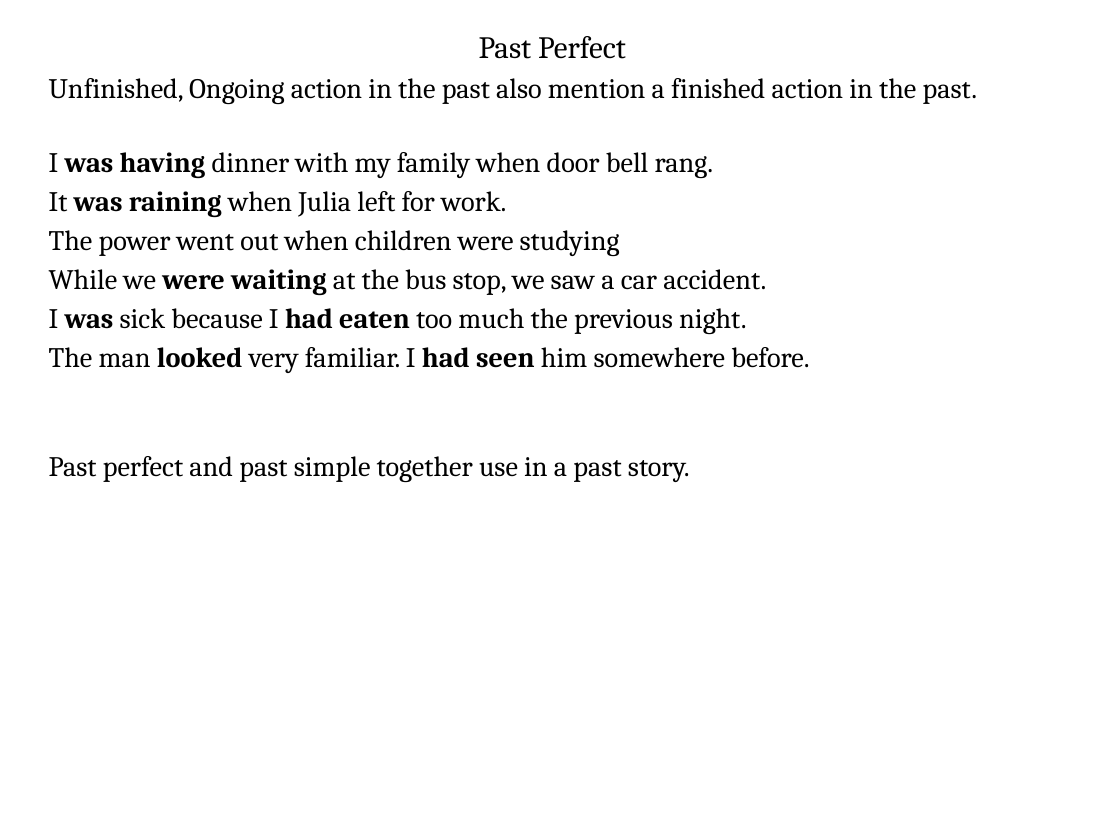
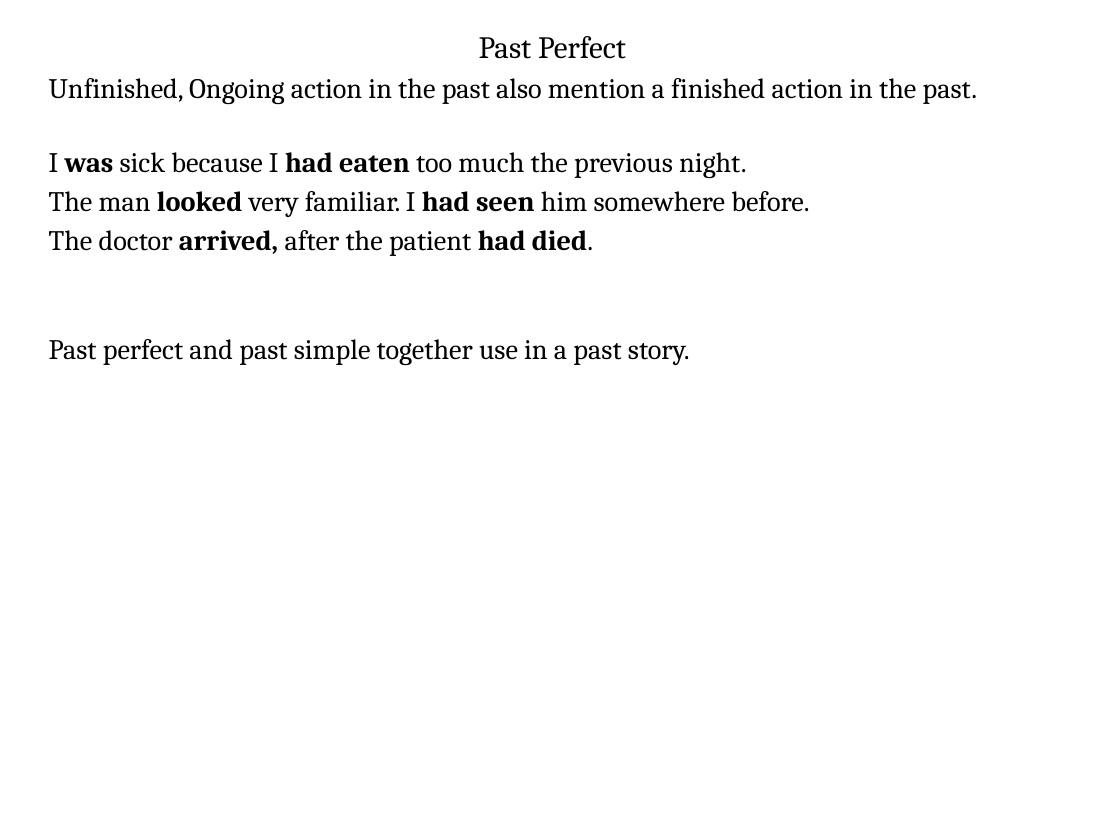
Before and after one commit to ADILp6/IBIT, a slide deck: slide 32 of Saturday_Monday_Wednesday/Class_7_18_February_2019/Lecture.pptx. Drawn at 1120x840 pixels with LibreOffice and Linux fonts; fonts in the diff are those of the drawing. Boxes give left, top, right and bottom in pixels: in the first picture for what was removed or moved away, otherwise in the second. Text is boxed around its words. In the diff, an @@ line names an element or a change of style, - is before the commit and + after.

```diff
--- a/Saturday_Monday_Wednesday/Class_7_18_February_2019/Lecture.pptx
+++ b/Saturday_Monday_Wednesday/Class_7_18_February_2019/Lecture.pptx
@@ text in free at bbox=[49, 152, 766, 296]: paragraphs removed @@
-I was having dinner with my family when door bell rang.
-It was raining when Julia left for work.
-The power went out when children were studying
-While we were waiting at the bus stop, we saw a car accident.
@@ text in free at bbox=[49, 230, 593, 256]: paragraph added @@
+The doctor arrived, after the patient had died.
```
Also in this commit, not shown: 6 other slides changed, 1 slide removed, 1 other file.
